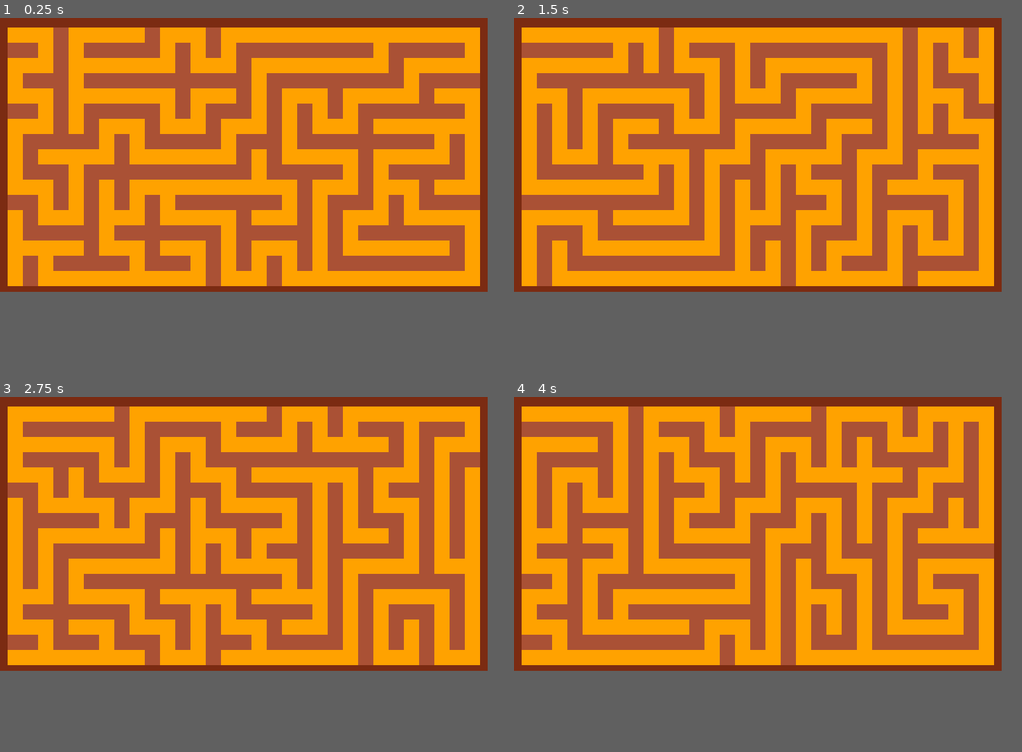
Above: before the commit, frames 1-4 (two rows, left to right).
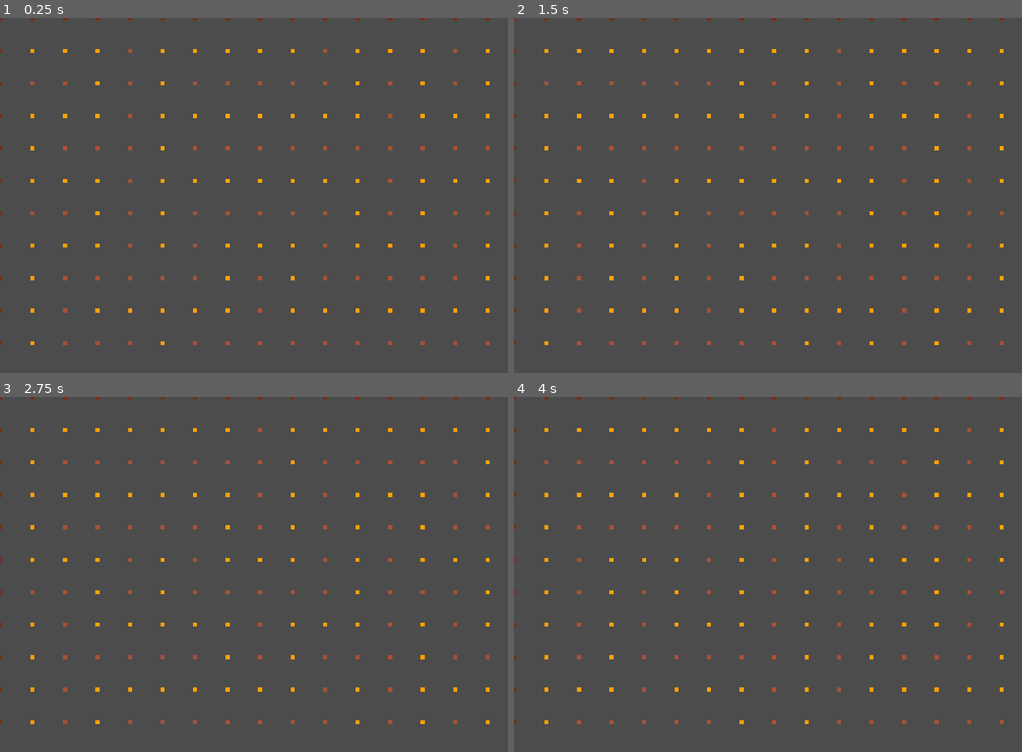
Above: after the commit, the same moments.

Repository: Marvinmind/maze
Game: Godot game, scene res://MazeGenerator/maze_generator.tscn
Two runs of this game, one before a commit and one after it. Both use one fixed random seed, a clock stepped at 60 frames per second and the inputs below.
Inputs:
- Up to frame 1 (0.25 s): no input
- Up to frame 2 (1.5 s): tap Enter (ui_accept) at 0.5, 0.77, 1.25 s; hold Right (ui_right) 0.53-1.28 s; hold Down (ui_down) from 1.28 s (still down)
- Up to frame 3 (2.75 s): tap Enter (ui_accept) at 1.52, 2 s; release Down (ui_down) at 2.03 s; hold Right (ui_right) from 2.03 s (still down)
- Up to frame 4 (4 s): tap Enter (ui_accept) at 2.75, 3.02, 3.5, 3.77 s; release Right (ui_right) at 2.78 s; hold Up (ui_up) 2.78-3.53 s; hold Left (ui_left) from 3.53 s (still down)
In our replay, the window is 768x432 before the commit and 800x560 after it. These sizes can differ from the game's own. Grey fills any space a smaller window leaves; there, only what the larger window draws over its background counts as a difference.

The runs differ from the first frame. In frame 1, 74% of the frame differs, in the area x 0-97%, y 0-93%; in frame 2, 74%; in frame 3, 74%; in frame 4, 74%.

Commit message:
Add texture to sprite

Diff:
--- a/Main.tscn
+++ b/Main.tscn
@@ -1,13 +1,73 @@
-[gd_scene load_steps=4 format=2]
+[gd_scene load_steps=9 format=2]
 
 [ext_resource path="res://MazeGenerator/maze_generator.tscn" type="PackedScene" id=1]
 [ext_resource path="res://MazeGenerator/Player.tscn" type="PackedScene" id=2]
 [ext_resource path="res://Main.gd" type="Script" id=3]
+[ext_resource path="res://TestSprites/trees1.bmp" type="Texture" id=4]
+[ext_resource path="res://TestSprites/ground1.bmp" type="Texture" id=5]
+[ext_resource path="res://TestSprites/ground15.bmp" type="Texture" id=6]
+
+[sub_resource type="ConvexPolygonShape2D" id=1]
+points = PoolVector2Array( 32, 32, 0, 32, 0.0940933, 0.00062561, 32, 0.00062561 )
+
+[sub_resource type="TileSet" id=2]
+0/name = "trees1.bmp 0"
+0/texture = ExtResource( 4 )
+0/tex_offset = Vector2( 0, 0 )
+0/modulate = Color( 1, 1, 1, 1 )
+0/region = Rect2( 0, 0, 32, 32 )
+0/tile_mode = 0
+0/occluder_offset = Vector2( 0, 0 )
+0/navigation_offset = Vector2( 0, 0 )
+0/shape_offset = Vector2( 0, 0 )
+0/shape_transform = Transform2D( 1, 0, 0, 1, 0, 0 )
+0/shape = SubResource( 1 )
+0/shape_one_way = false
+0/shape_one_way_margin = 1.0
+0/shapes = [ {
+"autotile_coord": Vector2( 0, 0 ),
+"one_way": false,
+"one_way_margin": 1.0,
+"shape": SubResource( 1 ),
+"shape_transform": Transform2D( 1, 0, 0, 1, 0, 0 )
+} ]
+0/z_index = 0
+1/name = "ground1.bmp 1"
+1/texture = ExtResource( 5 )
+1/tex_offset = Vector2( 0, 0 )
+1/modulate = Color( 1, 1, 1, 1 )
+1/region = Rect2( 0, 0, 32, 32 )
+1/tile_mode = 0
+1/occluder_offset = Vector2( 0, 0 )
+1/navigation_offset = Vector2( 0, 0 )
+1/shape_offset = Vector2( 0, 0 )
+1/shape_transform = Transform2D( 1, 0, 0, 1, 0, 0 )
+1/shape_one_way = false
+1/shape_one_way_margin = 0.0
+1/shapes = [  ]
+1/z_index = 0
+2/name = "ground15.bmp 2"
+2/texture = ExtResource( 6 )
+2/tex_offset = Vector2( 0, 0 )
+2/modulate = Color( 1, 1, 1, 1 )
+2/region = Rect2( 0, 0, 32, 32 )
+2/tile_mode = 0
+2/occluder_offset = Vector2( 0, 0 )
+2/navigation_offset = Vector2( 0, 0 )
+2/shape_offset = Vector2( 0, 0 )
+2/shape_transform = Transform2D( 1, 0, 0, 1, 0, 0 )
+2/shape_one_way = false
+2/shape_one_way_margin = 0.0
+2/shapes = [  ]
+2/z_index = 0
 
 [node name="Node" type="Node"]
 script = ExtResource( 3 )
 
 [node name="maze_generator" parent="." instance=ExtResource( 1 )]
+tile_set = SubResource( 2 )
+cell_size = Vector2( 32, 32 )
 tile_data = PoolIntArray( -191562310, 0, 0, -181141980, 0, 0, 101643441, 0, 0, 101643442, 0, 0, 101643443, 0, 0, 101643 …(108114 unchanged characters)…
 
 [node name="AnimatedSprite" parent="." instance=ExtResource( 2 )]
+position = Vector2( 91.1788, 788.797 )
--- a/MazeGenerator/Player.tscn
+++ b/MazeGenerator/Player.tscn
@@ -1,13 +1,18 @@
 [gd_scene load_steps=3 format=2]
 
-[ext_resource path="res://icon.png" type="Texture" id=1]
+[ext_resource path="res://TestSprites/Phi1.png" type="Texture" id=1]
 
-[sub_resource type="CapsuleShape2D" id=1]
+[sub_resource type="RectangleShape2D" id=1]
+extents = Vector2( 3.45515, 6.1868 )
 
 [node name="KinematicBody2D" type="KinematicBody2D"]
+scale = Vector2( 0.3, 0.3 )
 
 [node name="Sprite" type="Sprite" parent="."]
+position = Vector2( 2.62483, -2.09986 )
+scale = Vector2( 5, 5 )
 texture = ExtResource( 1 )
 
 [node name="CollisionShape2D" type="CollisionShape2D" parent="."]
+position = Vector2( 6.13805, -2.54839 )
 shape = SubResource( 1 )
--- a/MazeGenerator/maze_generator.tscn
+++ b/MazeGenerator/maze_generator.tscn
@@ -6,7 +6,6 @@
 [node name="maze_generator" type="TileMap"]
 position = Vector2( -4, -3 )
 tile_set = ExtResource( 1 )
-cell_size = Vector2( 8, 8 )
 format = 1
-tile_data = PoolIntArray( -191562310, 0, 0, -181141980, 0, 0, 112990597, 0, 0, 112990598, 0, 0, 113056 …(94361 unchanged characters)…
+tile_data = PoolIntArray( -191562310, 0, 0, -181141980, 0, 0, -23330353, 0, 0, 112990597, 0, 0, 112990598, 0, 0, 113056 …(94361 unchanged characters)…
 script = ExtResource( 2 )
--- a/MazeGenerator/tileset.tres
+++ b/MazeGenerator/tileset.tres
@@ -1,6 +1,12 @@
-[gd_resource type="TileSet" load_steps=2 format=2]
+[gd_resource type="TileSet" load_steps=4 format=2]
 
 [ext_resource path="res://MazeGenerator/sprites.png" type="Texture" id=1]
+
+[sub_resource type="ConvexPolygonShape2D" id=1]
+points = PoolVector2Array( 0, 0, 8, 0, 8, 8, 0, 8 )
+
+[sub_resource type="ConvexPolygonShape2D" id=2]
+points = PoolVector2Array( 8, 8, 0, 8, 0, 0, 8, 0 )
 
 [resource]
 0/name = "sprites.png 0"
@@ -13,9 +19,16 @@
 0/navigation_offset = Vector2( 0, 0 )
 0/shape_offset = Vector2( 0, 0 )
 0/shape_transform = Transform2D( 1, 0, 0, 1, 0, 0 )
+0/shape = SubResource( 1 )
 0/shape_one_way = false
-0/shape_one_way_margin = 0.0
-0/shapes = [  ]
+0/shape_one_way_margin = 1.0
+0/shapes = [ {
+"autotile_coord": Vector2( 0, 0 ),
+"one_way": false,
+"one_way_margin": 1.0,
+"shape": SubResource( 1 ),
+"shape_transform": Transform2D( 1, 0, 0, 1, 0, 0 )
+} ]
 0/z_index = 0
 1/name = "sprites.png 1"
 1/texture = ExtResource( 1 )
@@ -41,7 +54,14 @@
 2/navigation_offset = Vector2( 0, 0 )
 2/shape_offset = Vector2( 0, 0 )
 2/shape_transform = Transform2D( 1, 0, 0, 1, 0, 0 )
+2/shape = SubResource( 2 )
 2/shape_one_way = false
-2/shape_one_way_margin = 0.0
-2/shapes = [  ]
+2/shape_one_way_margin = 1.0
+2/shapes = [ {
+"autotile_coord": Vector2( 0, 0 ),
+"one_way": false,
+"one_way_margin": 1.0,
+"shape": SubResource( 2 ),
+"shape_transform": Transform2D( 1, 0, 0, 1, 0, 0 )
+} ]
 2/z_index = 0
--- a/project.godot
+++ b/project.godot
@@ -21,10 +21,8 @@
 
 [display]
 
-window/size/width=256
-window/size/height=144
-window/size/test_width=640
-window/size/test_height=360
+window/size/width=1000
+window/size/height=700
 window/stretch/mode="2d"
 window/stretch/aspect="keep"
 
Not shown, added: TestSprites/Phi1.bmp.import
Not shown, added: TestSprites/Phi1.png.import
Not shown, added: TestSprites/ground1.bmp.import
Binary file added: TestSprites/ground15.bmp
Not shown, added: TestSprites/ground15.bmp.import
Not shown, added: TestSprites/trees1.bmp.import
